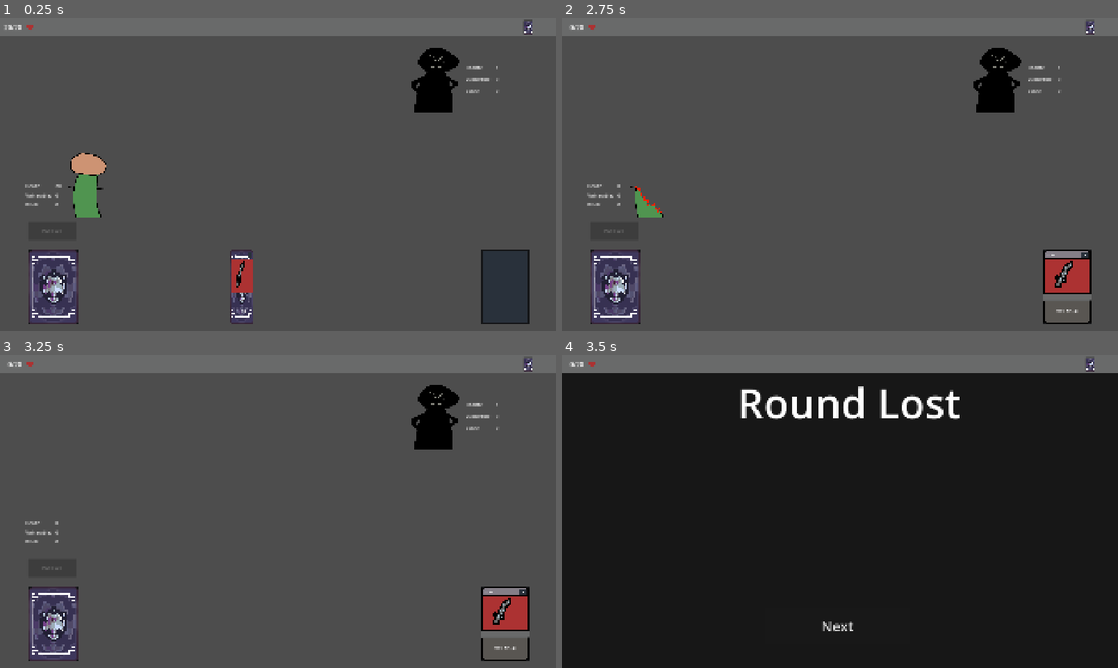
Above: before the commit, frames 1-4 (two rows, left to right).
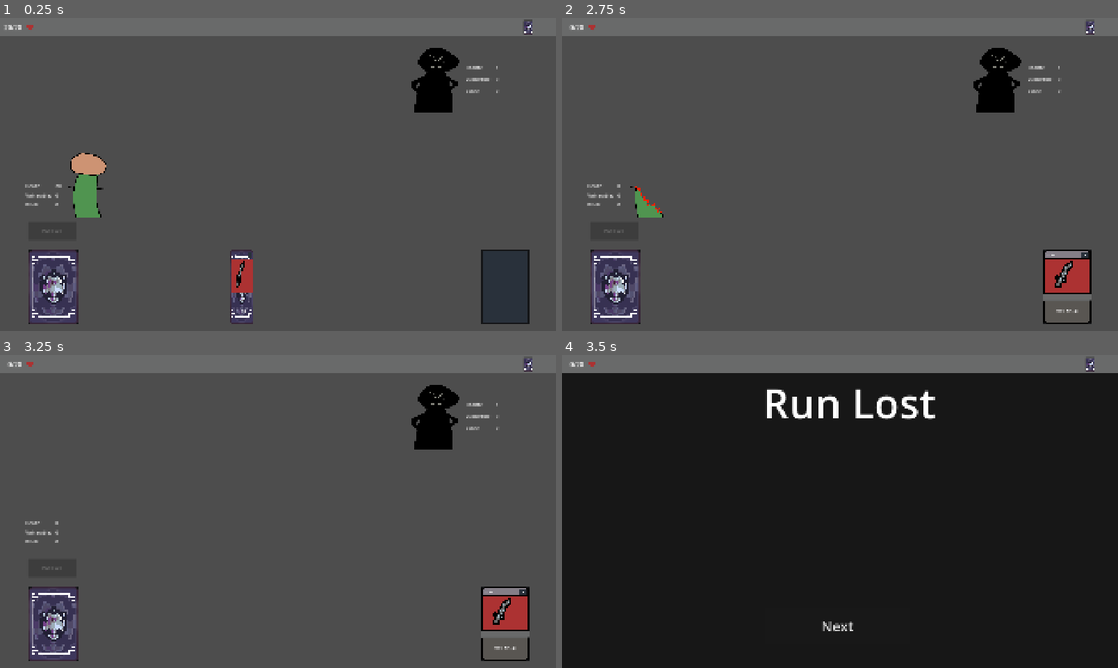
Above: after the commit, the same moments.

Repository: SevvyP/untitled
Game: Godot game, scene res://scenes/main.tscn
Same seed, same stepped clock (60 frames per second), same inputs: the game is played once before the commit and once after it.
Inputs (mouse positions are in pixels of both pictures, inside the frame that each line leads up to):
- Up to frame 1 (0.25 s): no input
- Up to frame 2 (2.75 s): click (1090, 27) at 0.5 s; click "End turn" at 1.25 s; click (1090, 27) at 2 s
- Up to frame 3 (3.25 s): click (528, 364) at 2.75 s
- Up to frame 4 (3.5 s): no input

Frames 1-3 are identical in both runs. In frame 4, 1.4% of the frame differs, in the area x 32-72%, y 10-21%.

Commit message:
documentation

Diff:
--- a/prefabs/round_lost_screen.tscn
+++ b/prefabs/run_lost_screen.tscn
@@ -1,6 +1,6 @@
 [gd_scene format=3 uid="uid://duo6jk4vysf7h"]
 
-[node name="round_lost_screen" type="CanvasLayer" unique_id=1350255139]
+[node name="run_lost_screen" type="CanvasLayer" unique_id=1350255139]
 process_mode = 2
 layer = 20
 
@@ -13,14 +13,14 @@
 grow_vertical = 2
 color = Color(0, 0, 0, 0.7019608)
 
-[node name="reward_panel" type="Control" parent="." unique_id=101049691]
+[node name="stats_panel" type="Control" parent="." unique_id=101049691]
 layout_mode = 3
 anchors_preset = 0
 offset_top = 64.0
 offset_right = 40.0
 offset_bottom = 104.0
 
-[node name="next" type="Button" parent="reward_panel" unique_id=153901440]
+[node name="next" type="Button" parent="stats_panel" unique_id=153901440]
 layout_mode = 0
 offset_left = 704.0
 offset_top = 808.0
@@ -29,19 +29,19 @@
 theme_override_font_sizes/font_size = 48
 text = "Next"
 
-[node name="stats" type="HBoxContainer" parent="reward_panel" unique_id=1270194998]
+[node name="stats" type="HBoxContainer" parent="stats_panel" unique_id=1270194998]
 layout_mode = 0
 offset_left = 320.0
 offset_top = 336.0
 offset_right = 1600.0
 offset_bottom = 728.0
 
-[node name="Label" type="Label" parent="reward_panel" unique_id=449821538]
+[node name="Label" type="Label" parent="stats_panel" unique_id=449821538]
 layout_mode = 0
 offset_left = 520.0
 offset_right = 1464.0
 offset_bottom = 200.0
 theme_override_font_sizes/font_size = 142
-text = "Round Lost"
+text = "Run Lost"
 horizontal_alignment = 1
 vertical_alignment = 1
--- a/scripts/action.gd
+++ b/scripts/action.gd
@@ -41,6 +41,7 @@
 	return EffectTargetType.NONE
 
 
+# defaults
 @export var effect : Effect = Effect.ATTACK
 @export var modifier: int = 1
 
--- a/scripts/battle.gd
+++ b/scripts/battle.gd
@@ -10,7 +10,7 @@
 @onready var enemy_reference : Enemy = $enemy
 @onready var character_reference : Character = $character
 @onready var reward_screen = preload("res://prefabs/reward_screen.tscn")
-@onready var round_lost_screen = preload("res://prefabs/round_lost_screen.tscn")
+@onready var run_lost_screen = preload("res://prefabs/run_lost_screen.tscn")
 
 ## Reference to the character being played this run. This is a global reference, so changes made
 ## during this combat will persist during the run. For example, taking damage should persist into
@@ -24,15 +24,17 @@
 ## of cards to be drawn each turn
 var game_state: GameState
 
+## The default hand size. Modificatoins should be handled by the gamestate
 const HAND_SIZE := 5
 
-## true when the game state is updating and player interactions should be paused
+## True when the game state is updating and player interactions should be paused
 var is_game_state_updating: bool = false
 
-## true when the round is over and actions should stop resolving
+## True when the round is over and actions should stop resolving
 var is_round_over : bool = false
 
-##
+## Sets up battle given a starting deck, the player character, and the enemies to fight
+## TODO: handle multiple enemeies
 func setup(deck : Array[CardInstance], character : CharacterInstance, enemy : EnemyData):
 	game_state = GameState.new()
 	assert(deck and character and enemy, "missing needed data to setup battle")
@@ -138,7 +140,7 @@
 					action.action_requests_change_to_game_state.connect(_apply_game_state_effect)
 				action.execute()
 
-## helper function for actions which effect the game state (ex: draw, gain mana)
+## Helper function for actions which effect the game state (ex: draw, gain mana)
 func _apply_game_state_effect(action : Action) -> void:
 	match action.effect:
 		Action.Effect.DRAW:
@@ -180,7 +182,7 @@
 	cards_view.update_discard_visual(game_state.discard)
 
 
-## Discards every card currently in the hand.[br]
+## Discards every card currently in the hand
 func discard_hand() -> void:
 	var cards: Array[CardInstance] = game_state.hand.duplicate()
 	cards.reverse()
@@ -227,16 +229,21 @@
 	cards_view.update_discard_visual(game_state.discard)
 
 
+## Handles the signal emitted by an enemy when killed
+## TODO: only end combat if it's the last enemy standing
 func _on_enemy_died(dead_enemy: EnemyInstance) -> void:
 	is_round_over = true
 	await enemy_reference.animate_death()
 	combat_won()
 
+## Handles the signal emitted when the player is killed
 func _on_player_died(dead_player: CharacterInstance) -> void:
 	is_round_over = true
 	await character_reference.animate_death()
 	combat_lost()
 
+## Wrap up the combat scene and display rewards
+## TODO: handle randomization of rewards
 func combat_won() -> void:
 	var rewards = reward_screen.instantiate()
 	rewards.reward_chosen.connect(_on_reward_chosen.bind())
@@ -245,16 +252,18 @@
 	end_turn_reference.queue_free()
 	self.add_child(rewards)
 
+## Wrap up the combat scene and display the run lost screen
 func combat_lost() -> void:
-	var round_lost = round_lost_screen.instantiate()
+	var round_lost = run_lost_screen.instantiate()
 	for child in get_children():
 		child.queue_free()
 	get_tree().current_scene.add_child(round_lost)
 
-## roundabout way to bus rewards back to main
+## Roundabout way to bus rewards selected back to main
 func _on_reward_chosen(card : CardInstance):
 	card_reward_chosen.emit(card)
 
+## Roundabout way to bus next button pressed back to main
 func _on_rewards_next_pressed():
 	get_tree().paused = false
 	combat_won_next.emit()
--- a/scripts/character.gd
+++ b/scripts/character.gd
@@ -6,14 +6,16 @@
 @onready var vulnerable : Label = $vulnerable
 @onready var block : Label = $block
 
-# the logical state of the character
+## The logical state of the character
 var character: CharacterInstance
 
+## Updates current state of player health and statuses
 func _process(_delta: float) -> void:
 	health.text = str(character.current_health)
 	vulnerable.text = str(character.vulnerable)
 	block.text = str(character.block)
 
+## Sets up a character scene from a character instance
 func setup(character_instance : CharacterInstance) -> void:
 	if not character_instance:
 		return
@@ -21,6 +23,7 @@
 	character = character_instance
 
 
+## Animates the death of a character
 func animate_death() -> void:
 	var death_material := material as ShaderMaterial
 	if death_material == null:
@@ -47,6 +50,7 @@
 	tween.tween_method(update_radius, 0.0, 2.0, 1.5)
 	await tween.finished
 
+## Helper function for character death animation
 func update_radius(value: float):
 	if material:
 		material.set_shader_parameter("radius", value)
--- a/scripts/enemy.gd
+++ b/scripts/enemy.gd
@@ -9,18 +9,20 @@
 
 var enemy : EnemyInstance
 
-# Called every frame. 'delta' is the elapsed time since the previous frame.
+## Updates current state of enemy health and statuses
 func _process(_delta: float) -> void:
 	health.text = str(enemy.current_health)
 	vulnerable.text = str(enemy.vulnerable)
 	block.text = str(enemy.block)
 
+## Sets up an enemy scene from an enemy instance
 func setup(enemy_instance : EnemyInstance) -> void:
 	if not enemy_instance:
 		return
 
 	enemy = enemy_instance
 
+## Animates the death of an enemy
 func animate_death() -> void:
 	var death_material := material as ShaderMaterial
 	if death_material == null:
@@ -47,6 +49,7 @@
 	tween.tween_method(update_radius, 0.0, 2.0, 1.5)
 	await tween.finished
 
+## Helper function for death animation
 func update_radius(value: float):
 	if material:
 		material.set_shader_parameter("radius", value)
--- a/scripts/main.gd
+++ b/scripts/main.gd
@@ -5,7 +5,7 @@
 @onready var max_health: Label = $max_health
 @onready var battle_scene : PackedScene = preload("res://scenes/battle.tscn")
 @onready var reward_screen : PackedScene = preload("res://prefabs/reward_screen.tscn")
-@onready var round_lost_screen : PackedScene = preload("res://prefabs/round_lost_screen.tscn")
+@onready var run_lost_screen : PackedScene = preload("res://prefabs/run_lost_screen.tscn")
 
 ## The initial state of the character at the start of the run. For now should just be the base stats,
 ## but in theory could be modified before passing in
@@ -63,11 +63,13 @@
 	battle.combat_won_next.connect(_on_combat_won_next.bind())
 	return battle
 
+
+## Handles adding a card reward to the deck
 func _on_card_reward_chosen(card : CardInstance):
 	deck.append(card)
 
 
-## move onto the next combat
+## Handles the next button press to move on from a combat
 func _on_combat_won_next():
 	for child in current_scene_placeholder.get_children():
 		child.queue_free()
@@ -77,7 +79,7 @@
 	load_battle(deck, character_instance, [enemy])
 
 
-## display the current deck
+## Handles displaying the deck when the icon is pressed in the top bar
 func _on_deck_pressed() -> void:
 	for card in deck:
 		print(card.data.card_name)
--- a/scripts/reward_screen.gd
+++ b/scripts/reward_screen.gd
@@ -42,7 +42,7 @@
 		add_reward_card(CardInstance.new(load(path)))
 
 
-## add a card to the offered rewards cards
+## Add a card to the offered rewards cards
 func add_reward_card(data: CardInstance) -> void:
 	var slot := Button.new()
 	slot.flat = true
@@ -78,11 +78,13 @@
 	slot.mouse_exited.connect(card._on_area_2d_mouse_exited)
 
 
+## Handles the selection of a reward and emits the chosen reward to be handled up the tree
 func _on_reward_pressed(data: CardInstance) -> void:
 	selected_reward = data
 	reward_chosen.emit(selected_reward)
 	for child in cards_box.get_children():
 		child.queue_free()
 
+## Handles the next button being pressed and emits a signal to be handled up the tree
 func _on_next_pressed() -> void:
 	next_pressed.emit()
